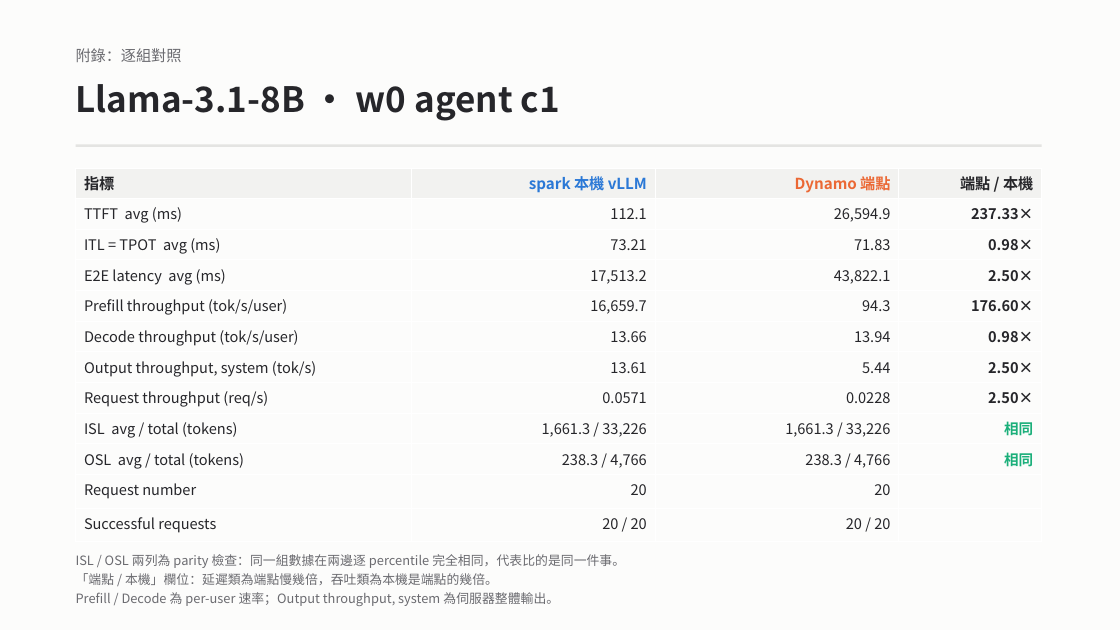
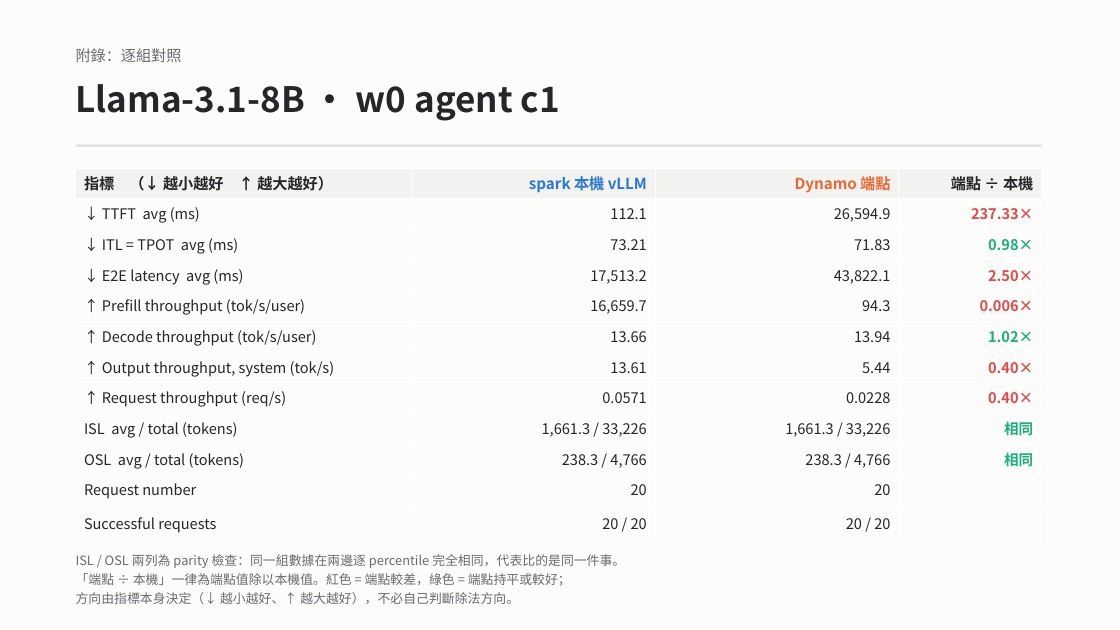
Before and after one commit to anud18/qwen36-vllm-aiperf-benchmark, a slide deck: slide 21 of results/nvfp4/optimumxt_findings.pptx (slide 18 before the commit). Drawn at 1120x630 pixels with LibreOffice and Linux fonts; fonts in the diff are those of the drawing. Boxes give left, top, right and bottom in pixels: in the first picture for what was removed or moved away, otherwise in the second. Text is boxed around its words. In the diff, an @@ line names an element or a change of style, - is before the commit and + after.

```diff
--- a/results/nvfp4/optimumxt_findings.pptx
+++ b/results/nvfp4/optimumxt_findings.pptx
@@ table at box(76, 168, 1042, 537) @@
-row 1, column 1: 指標
+row 1, column 1: 指標 （↓ 越小越好 ↑ 越大越好）
-row 1, column 4: 端點 / 本機
+row 1, column 4: 端點 ÷ 本機
-row 2, column 1: TTFT avg (ms)
+row 2, column 1: ↓ TTFT avg (ms)
-row 3, column 1: ITL = TPOT avg (ms)
+row 3, column 1: ↓ ITL = TPOT avg (ms)
-row 4, column 1: E2E latency avg (ms)
+row 4, column 1: ↓ E2E latency avg (ms)
-row 5, column 1: Prefill throughput (tok/s/user)
+row 5, column 1: ↑ Prefill throughput (tok/s/user)
-row 5, column 4: 176.60×
+row 5, column 4: 0.006×
-row 6, column 1: Decode throughput (tok/s/user)
+row 6, column 1: ↑ Decode throughput (tok/s/user)
-row 6, column 4: 0.98×
+row 6, column 4: 1.02×
-row 7, column 1: Output throughput, system (tok/s)
+row 7, column 1: ↑ Output throughput, system (tok/s)
-row 7, column 4: 2.50×
+row 7, column 4: 0.40×
-row 8, column 1: Request throughput (req/s)
+row 8, column 1: ↑ Request throughput (req/s)
-row 8, column 4: 2.50×
+row 8, column 4: 0.40×
@@ text colour #26262A to #E34948 in "237.33×", "2.50×" @@
@@ text colour #26262A to #1BAF7A in "0.98×" @@
@@ text at box(76, 573, 571, 604): text changed @@
-「端點 / 本機」欄位：延遲類為端點慢幾倍，吞吐類為本機是端點的幾倍。
-Prefill / Decode 為 per-user 速率；Output throughput, system 為伺服器整體輸出。
+「端點 ÷ 本機」一律為端點值除以本機值。紅色 = 端點較差，綠色 = 端點持平或較好；
+方向由指標本身決定（↓ 越小越好、↑ 越大越好），不必自己判斷除法方向。
```
Also in this commit, not shown: 12 other slides changed, 3 slides added, 4 other files.
